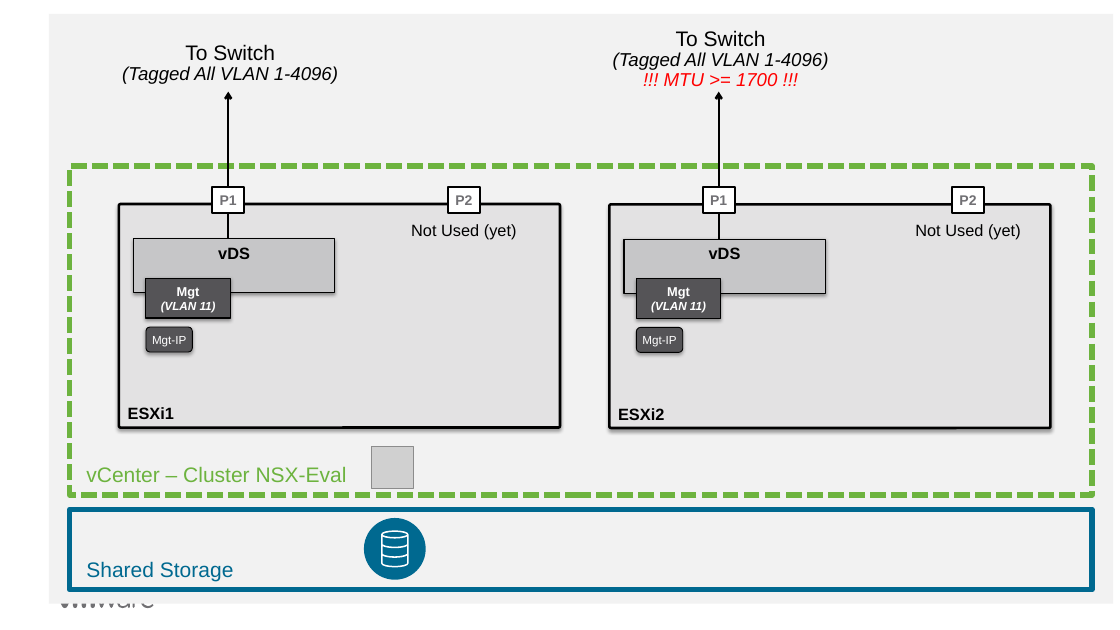
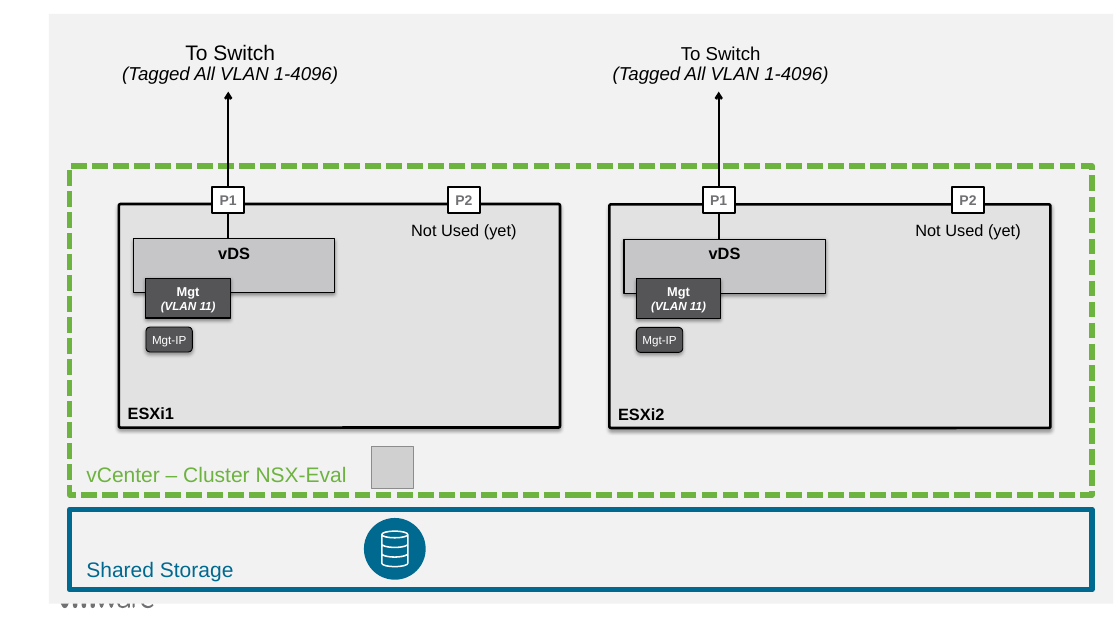
Before and after one commit to vmware-nsx/eval-docs, a slide deck: slide 1 of docs/assets/Graphics/Graphics-v0.1.pptx. Drawn at 1120x630 pixels with LibreOffice and Linux fonts; fonts in the diff are those of the drawing; grey boxes stand for pictures; background and template pictures are left out. Boxes give left, top, right and bottom in pixels: in the first picture for what was removed or moved away, otherwise in the second. Text is boxed around its words. In the diff, an @@ line names an element or a change of style, - is before the commit and + after.

```diff
--- a/docs/assets/Graphics/Graphics-v0.1.pptx
+++ b/docs/assets/Graphics/Graphics-v0.1.pptx
@@ text "To Switch": place and size @@
-text "To Switch" at (613, 30, 828, 87)
+text "To Switch" at (613, 46, 828, 84)
@@ text at (681, 46, 761, 60): size 18 to 16 pt in "To Switch" @@
@@ text at (664, 73, 777, 87): paragraph removed @@
-!!! MTU >= 1700 !!!
```
Also in this commit, not shown: 2 other slides changed, 3 slides added, 10 other files.
